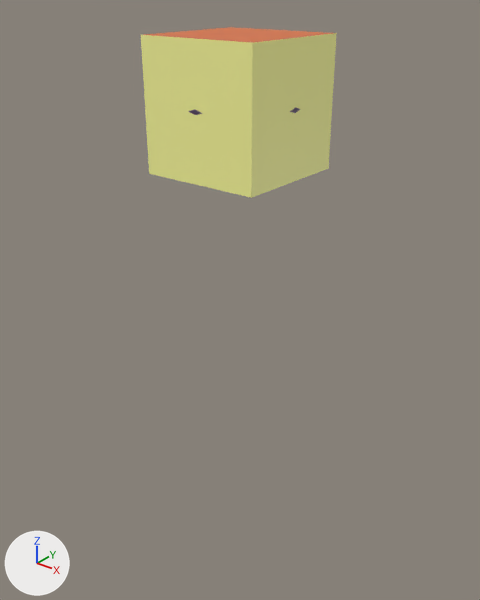
Two versions of the glTF model www/scene.glb, one commit apart.
One viewpoint serves both versions: a camera (50 mm lens) standing at (6.42, -8.03, 1.73) and looking at (0.01, -0.01, -3.24). The axes (+X, +Y, +Z) are drawn at lower left. The lights are the same throughout. The older version comes first. Vertices at exactly the same position are counted once.

The first picture shows 'Cube', 'ufo'.
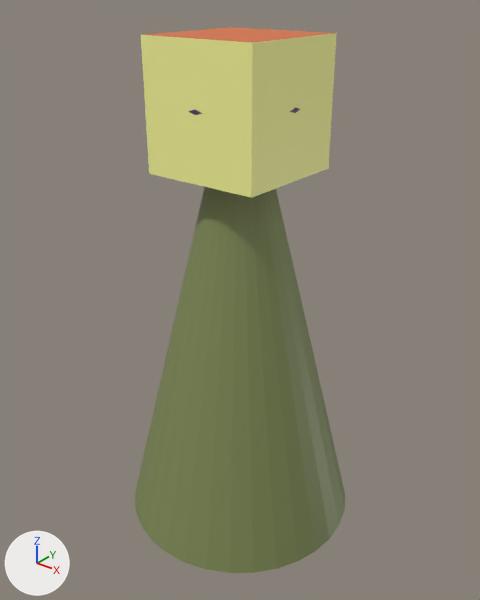
Pixel boxes [x1, y1, x2, y2] of what changed, in the pictures (480 x 600 px):
'ufo', reshaped (mostly hidden before): before [189, 108, 300, 115]; after [135, 108, 345, 573]
part 1 of me_circle, added (green): after [135, 187, 345, 573]

What the commit changed:
me_circle is used by ob_ufo; location (0.0, 0.0, 0.0).
me_circle had 320 vertices, 636 faces and spanned x -1.01..1.01, y -1.01..1.01, z -0.09..0.66.
me_circle now has 384 vertices, 700 faces and spans x -2.08..2.08, y -2.08..2.08, z -7.42..0.66.
me_circle part 1: a new loose piece of 64 vertices spanning x -2.08..2.08, y -2.08..2.08, z -7.42..0.02, in mat_material_001 (picture img_campfire_story_8x).
